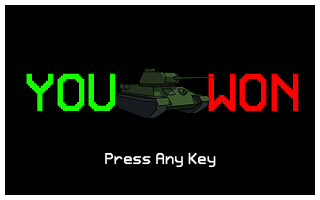
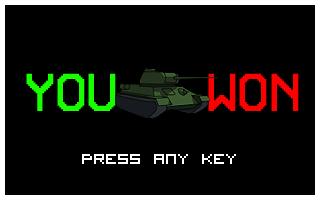
Layered file, before and after one edit (320px x 200px). Changes by layer:
painted on "Press Any Key" over [82, 152, 236, 168]
